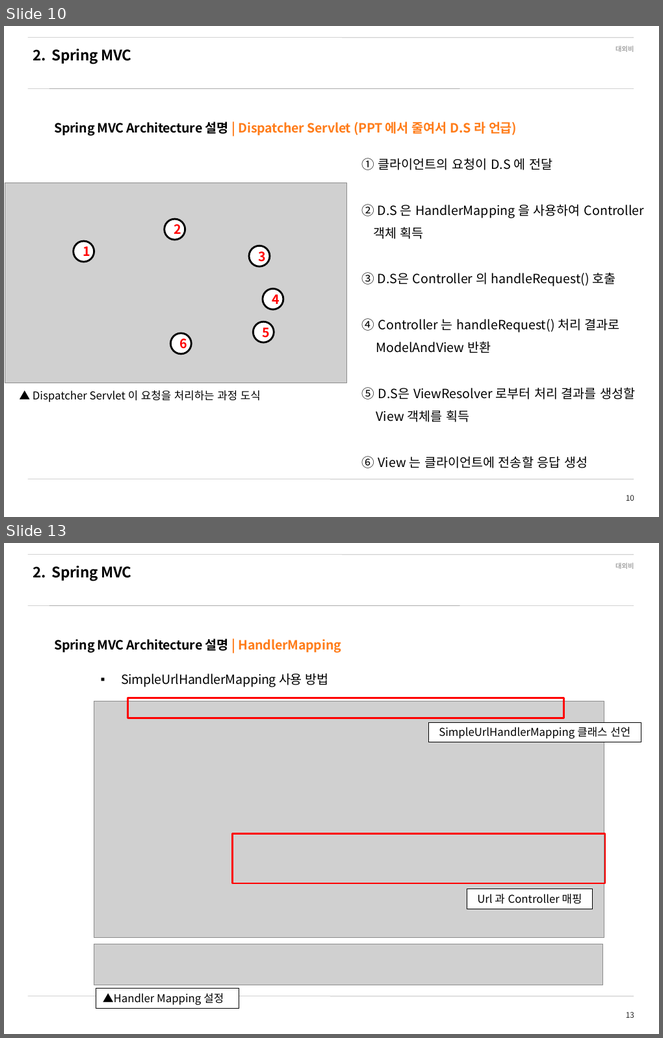
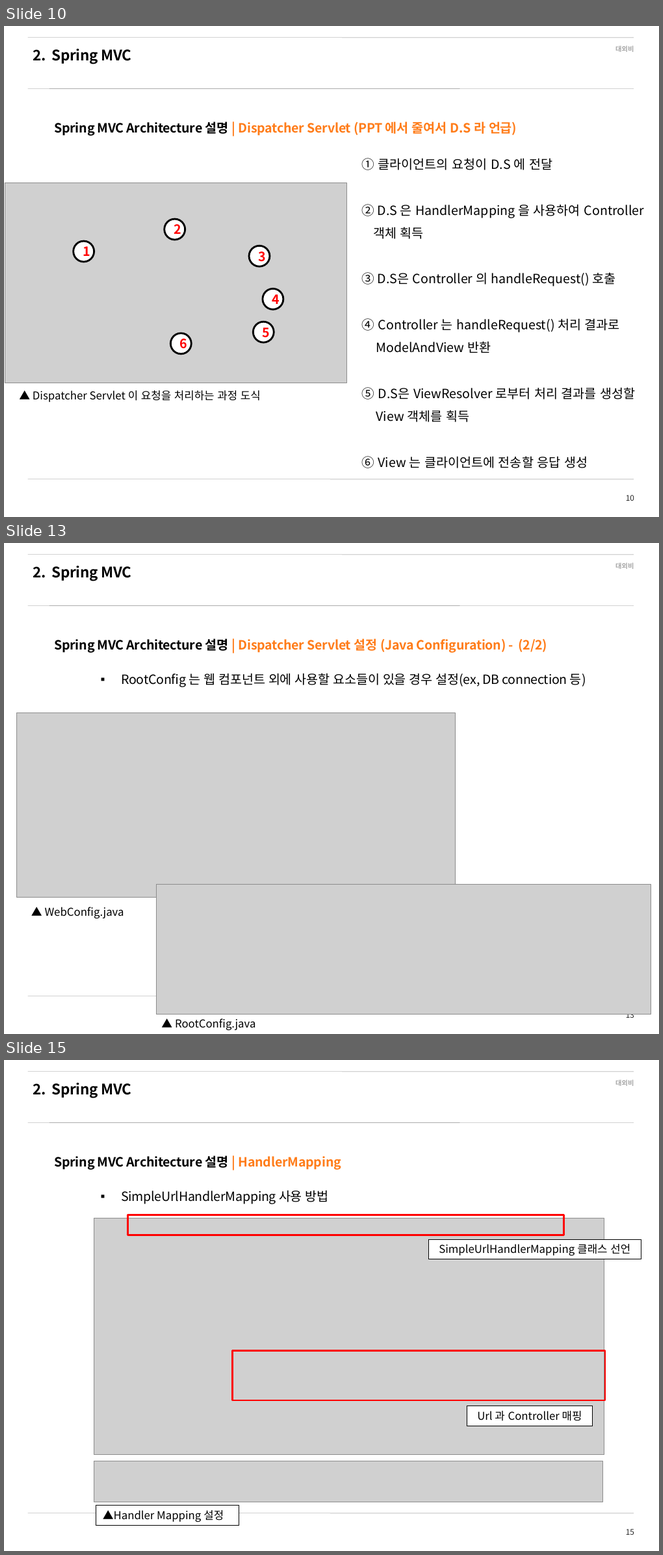
Before and after one commit to SeunghoonBaek/spring_learning, a slide deck: 09_Spring_Framework_MVC.pptx. Shown one above the other, each under a label of ours: slides 10 and 13 before the commit, slides 10, 13 and 15 after it; the slides between them are not shown. The pictures are 663x1038 and 663x1555 pixels, drawn with LibreOffice and Linux fonts; fonts in the diff are those of the drawing; grey boxes stand for pictures; background and template pictures are left out. Boxes give left, top, right and bottom in pixels: in the first picture for what was removed or moved away, otherwise in the second. Text is boxed around its words. In the diff, an @@ line names an element or a change of style, - is before the commit and + after.

```diff
--- a/09_Spring_Framework_MVC.pptx
+++ b/09_Spring_Framework_MVC.pptx
@@ slide 13 added at (4,543,659,1034), background #FFFFFF; not listed: 5 template elements that a slide beside it also shows @@
@@ text added at (33,566,131,581), 16 pt, text #000000, bold @@
+2. Spring MVC
@@ text added at (54,639,548,653), 14 pt, text #FF7C19, bold @@
+Spring MVC Architecture 설명 | Dispatcher Servlet 설정 (Java Configuration) - (2/2)
@@ text added at (121,673,586,687), 14 pt, text #000000 @@
+▪ RootConfig 는 웹 컴포넌트 외에 사용할 요소들이 있을 경우 설정(ex, DB connection 등)
@@ picture added at (16,713,456,897) @@
@@ picture added at (156,884,651,1015) @@
@@ text added at (45,907,124,919), 12 pt, text #000000 @@
+▲ WebConfig.java
@@ text added at (175,1019,256,1031), 12 pt, text #000000 @@
+▲ RootConfig.java
@@ what was slide 13 is now slide 15 @@
@@ page number at (626,1529,634,1535): text changed @@
-13
+15
```
Also in this commit, not shown: 6 slides changed, 5 other slides added, 1 slide removed, 22 other files.
